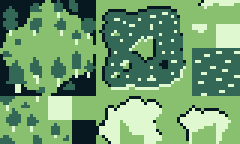
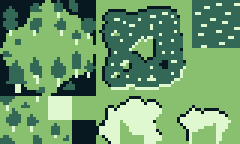
Before/after of a 240x144 layered artwork. What changed in the layer stack:
painted on "Background" over <box>192,0,240,96</box>
